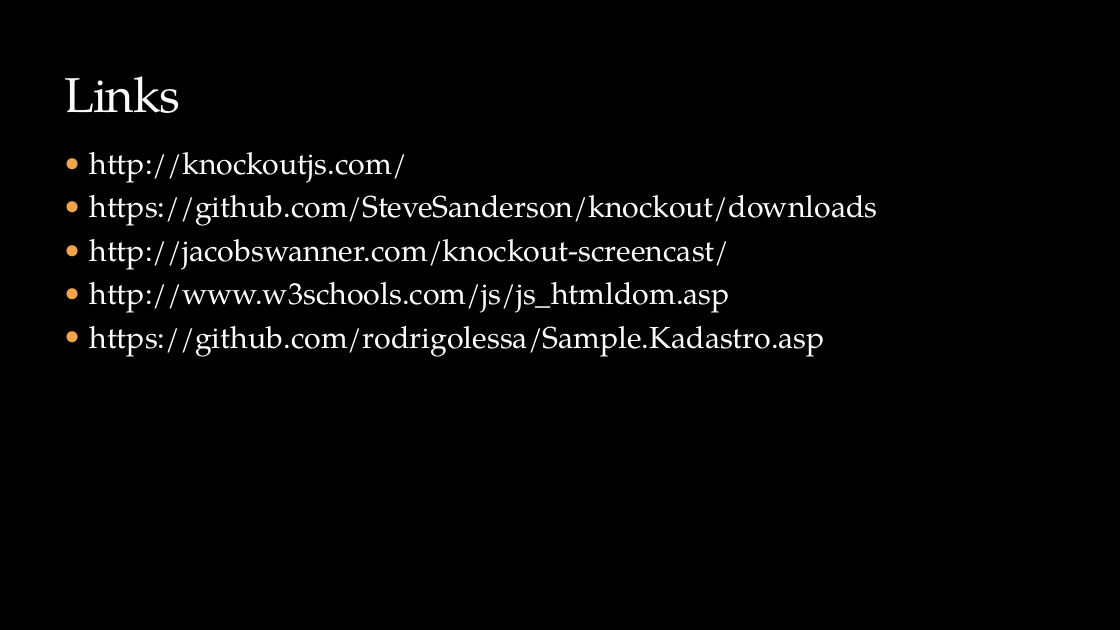
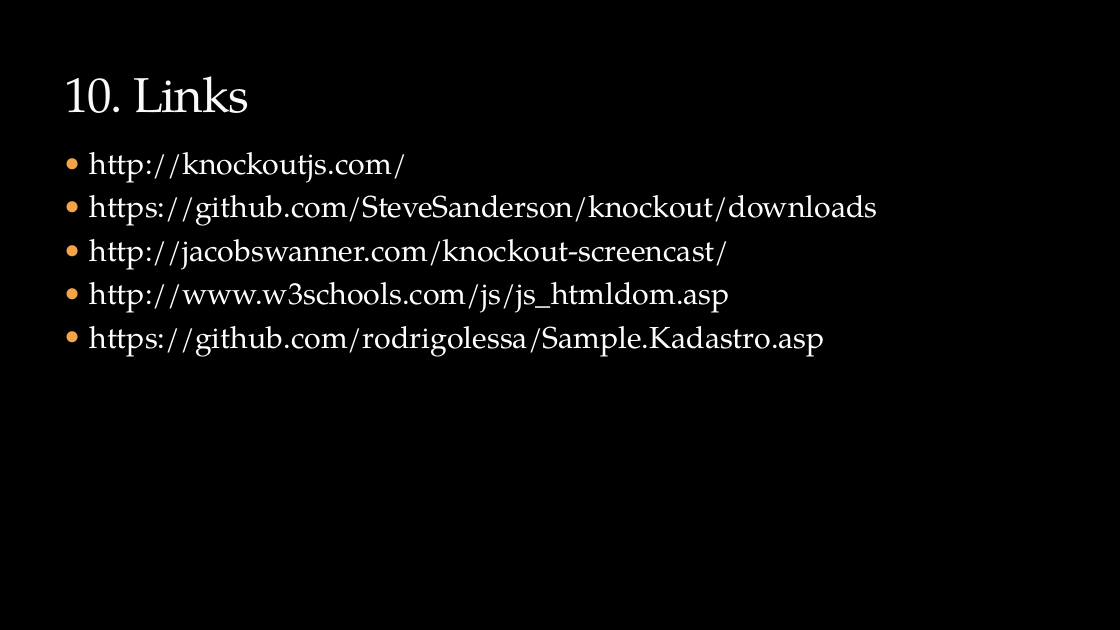
Before and after one commit to rodrigolessa/Sample.Kadastro.Knockout, a slide deck: slide 20 of Apresentacao.Knockout.JS/Knockout.JS.2014.04.pptx (slide 17 before the commit). Drawn at 1120x630 pixels with LibreOffice and Linux fonts; fonts in the diff are those of the drawing; background and template pictures are left out. Boxes give left, top, right and bottom in pixels: in the first picture for what was removed or moved away, otherwise in the second. Text is boxed around its words. In the diff, an @@ line names an element or a change of style, - is before the commit and + after.

```diff
--- a/Apresentacao.Knockout.JS/Knockout.JS.2014.04.pptx
+++ b/Apresentacao.Knockout.JS/Knockout.JS.2014.04.pptx
@@ title at (64,76,249,113): text changed @@
-Links
+10. Links
```
Also in this commit, not shown: 10 other slides changed, 3 slides added, 3 other files.
